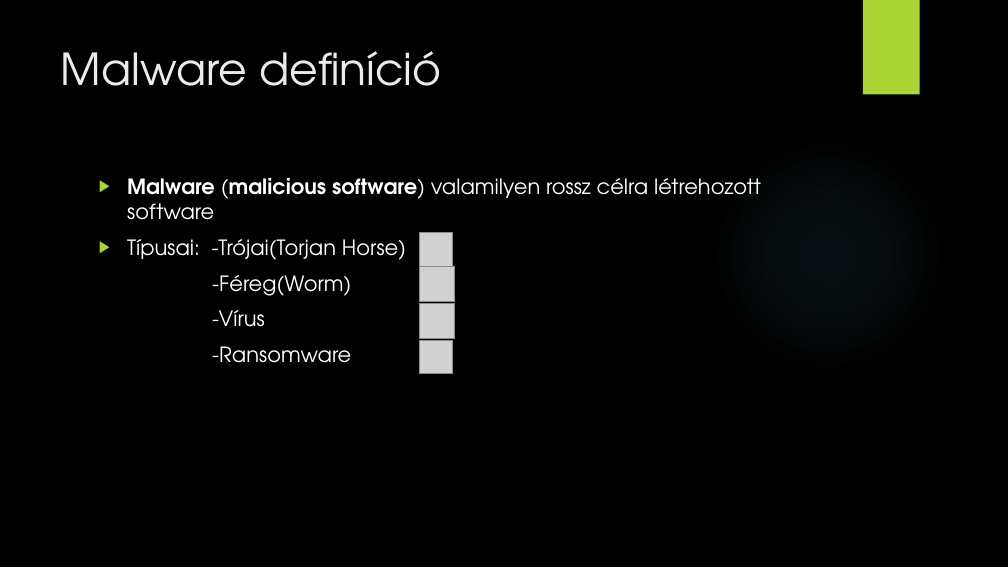
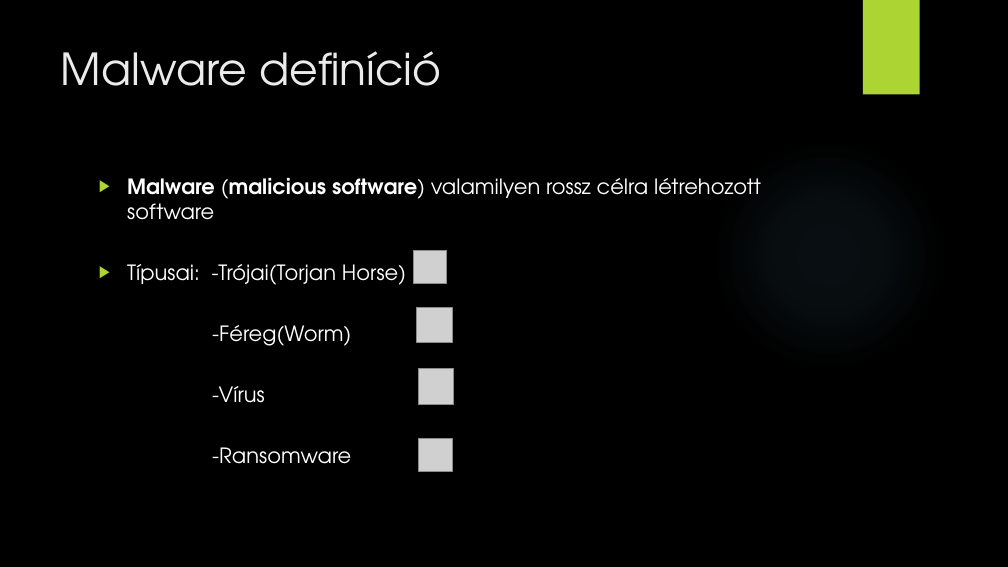
Before and after one commit to SzPeter20/nicet-tsbro, a slide deck: slide 2 of GenericITtopic.pptx. Drawn at 1008x567 pixels with LibreOffice and Linux fonts; fonts in the diff are those of the drawing; grey boxes stand for pictures; background and template pictures are left out. Boxes give left, top, right and bottom in pixels: in the first picture for what was removed or moved away, otherwise in the second. Text is boxed around its words. In the diff, an @@ line names an element or a change of style, - is before the commit and + after.

```diff
--- a/GenericITtopic.pptx
+++ b/GenericITtopic.pptx
@@ text at bbox=[127, 264, 406, 464]: line spacing 1 to 2 @@
@@ picture: place and size @@
-picture at bbox=[420, 233, 453, 266]
+picture at bbox=[414, 250, 447, 284]
@@ picture: place and size @@
-picture at bbox=[420, 266, 455, 302]
+picture at bbox=[417, 308, 452, 343]
@@ picture: place and size @@
-picture at bbox=[420, 303, 455, 339]
+picture at bbox=[419, 369, 454, 405]
@@ picture: place and size @@
-picture at bbox=[420, 340, 453, 374]
+picture at bbox=[419, 438, 452, 471]
```
Also in this commit, not shown: 7 other slides changed, 3 slides added.
